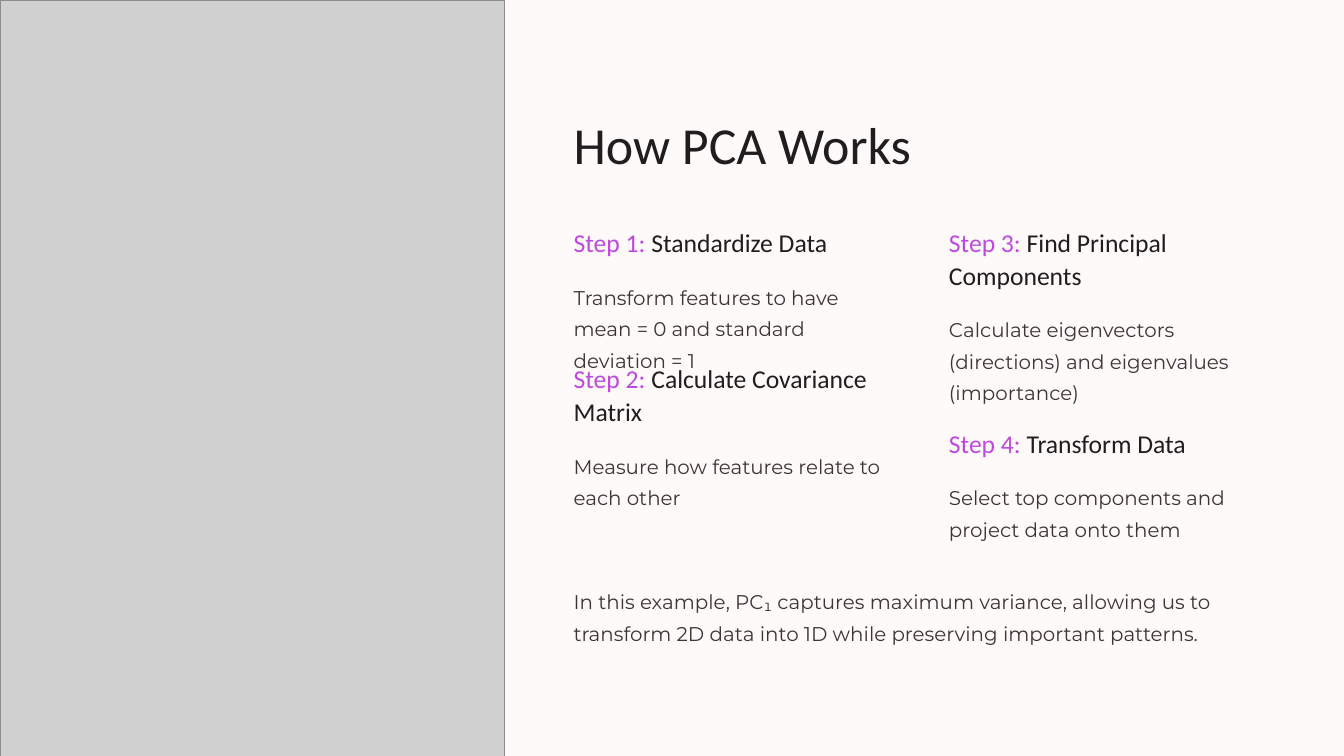
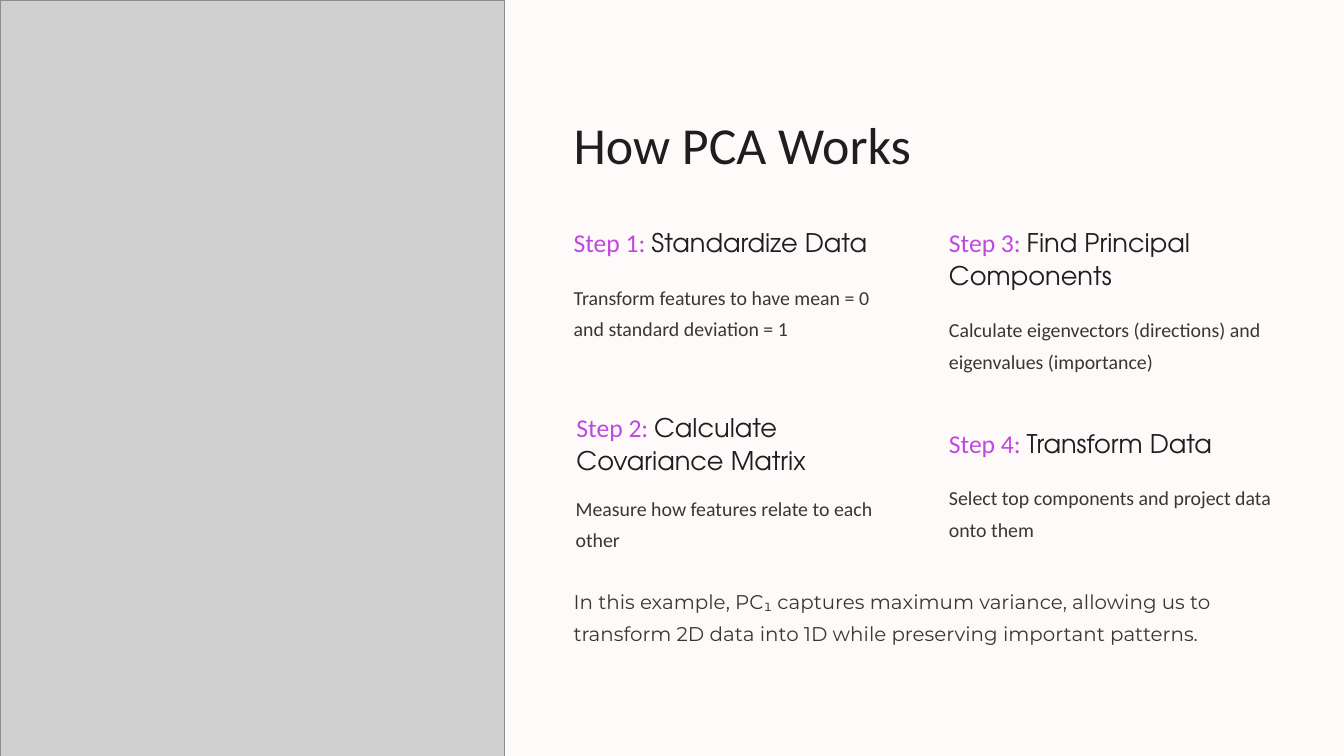
Before and after one commit to Devashish-Rawat1/Traffic-Flow-Optimization, a slide deck: slide 3 of doucments/week_5/Principal-Component-Analysis-PCA.pptx. Drawn at 1344x756 pixels with LibreOffice and Linux fonts; fonts in the diff are those of the drawing; grey boxes stand for pictures; background and template pictures are left out. Boxes give left, top, right and bottom in pixels: in the first picture for what was removed or moved away, otherwise in the second. Text is boxed around its words. In the diff, an @@ line names an element or a change of style, - is before the commit and + after.

```diff
--- a/doucments/week_5/Principal-Component-Analysis-PCA.pptx
+++ b/doucments/week_5/Principal-Component-Analysis-PCA.pptx
@@ text "Step 1: Standardize Data" at box(574, 232, 867, 256): font Calibri to TeX Gyre Adventor in "Standardize Data" @@
@@ text "Step 3: Find Principal Components" at box(949, 233, 1189, 290): font Calibri to TeX Gyre Adventor in "Find Principal Components" @@
@@ text "Step 2: Calculate Covariance Matrix": place and size @@
-text "Step 2: Calculate Covariance Matrix" at box(574, 367, 867, 421)
+text "Step 2: Calculate Covariance Matrix" at box(576, 417, 806, 471)
@@ text "Step 2: Calculate Covariance Matrix" at box(576, 417, 806, 471): font Calibri to TeX Gyre Adventor in "Calculate Covariance Matrix" @@
@@ text "Step 4: Transform Data" at box(949, 434, 1212, 457): font Calibri to TeX Gyre Adventor in "Transform Data" @@
@@ font Montserrat to Calibri in 4 elements at box(574, 291, 869, 336), box(949, 322, 1260, 373), box(949, 491, 1271, 537), box(576, 502, 872, 547) @@
@@ text "Measure how features relate to ...": place and size @@
-text "Measure how features relate to ..." at box(574, 459, 880, 505)
+text "Measure how features relate to ..." at box(576, 502, 872, 547)
```
Also in this commit, not shown: 18 other files.
